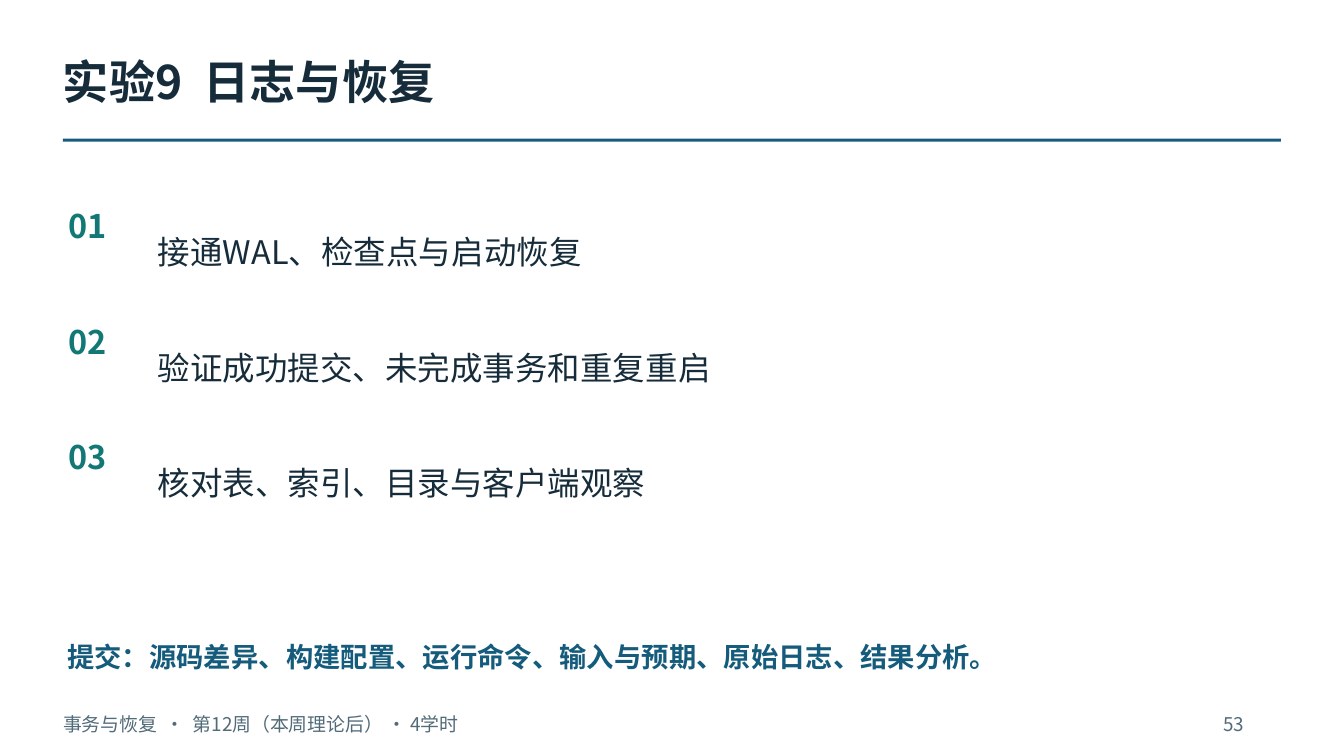
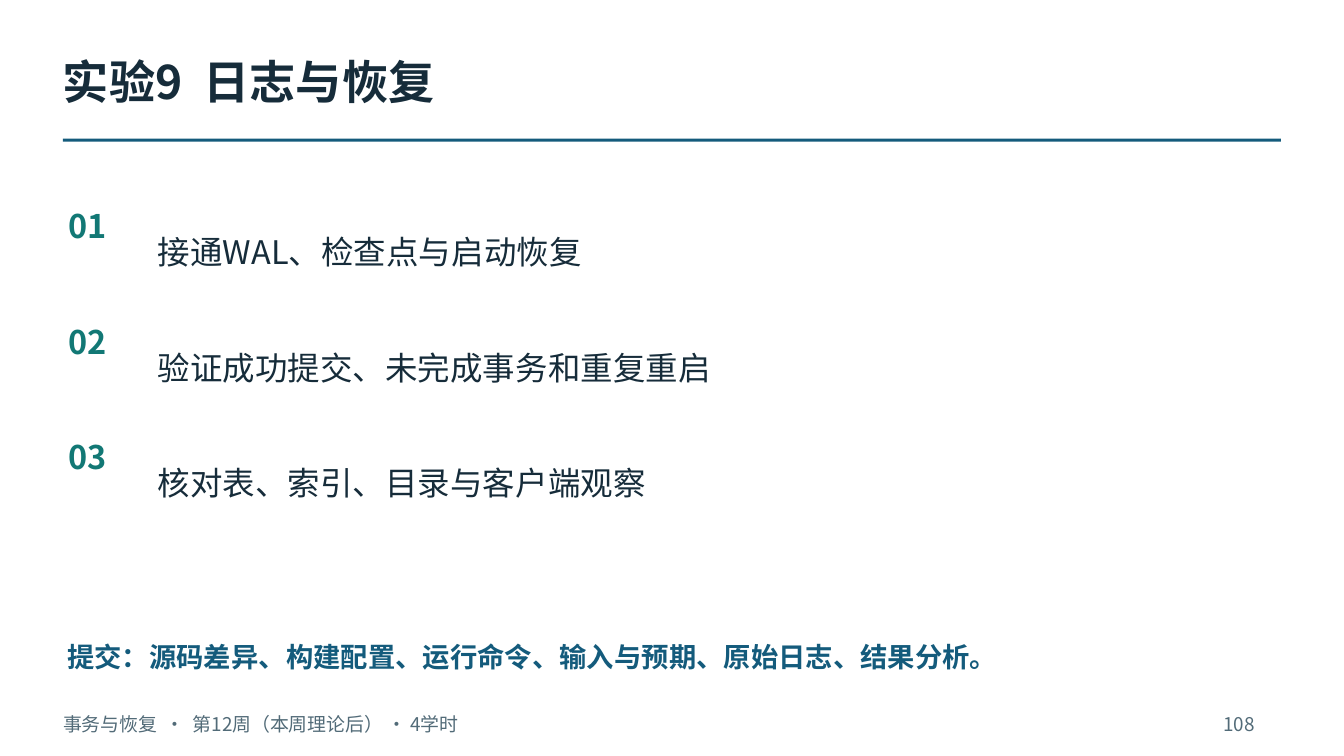
Before and after one commit to intellistream/database-kernel-course-student, a slide deck: slide 108 of 01_课件（第6版）/04_事务与恢复.pptx (slide 53 before the commit). Drawn at 1344x756 pixels with LibreOffice and Linux fonts; fonts in the diff are those of the drawing. Boxes give left, top, right and bottom in pixels: in the first picture for what was removed or moved away, otherwise in the second. Text is boxed around its words. In the diff, an @@ line names an element or a change of style, - is before the commit and + after.

```diff
--- a/01_课件（第6版）/04_事务与恢复.pptx
+++ b/01_课件（第6版）/04_事务与恢复.pptx
@@ text at bbox=[1223, 717, 1254, 731]: text changed @@
-53
+108
```
Also in this commit, not shown: 51 other slides changed, 55 slides added, 9 other files.
